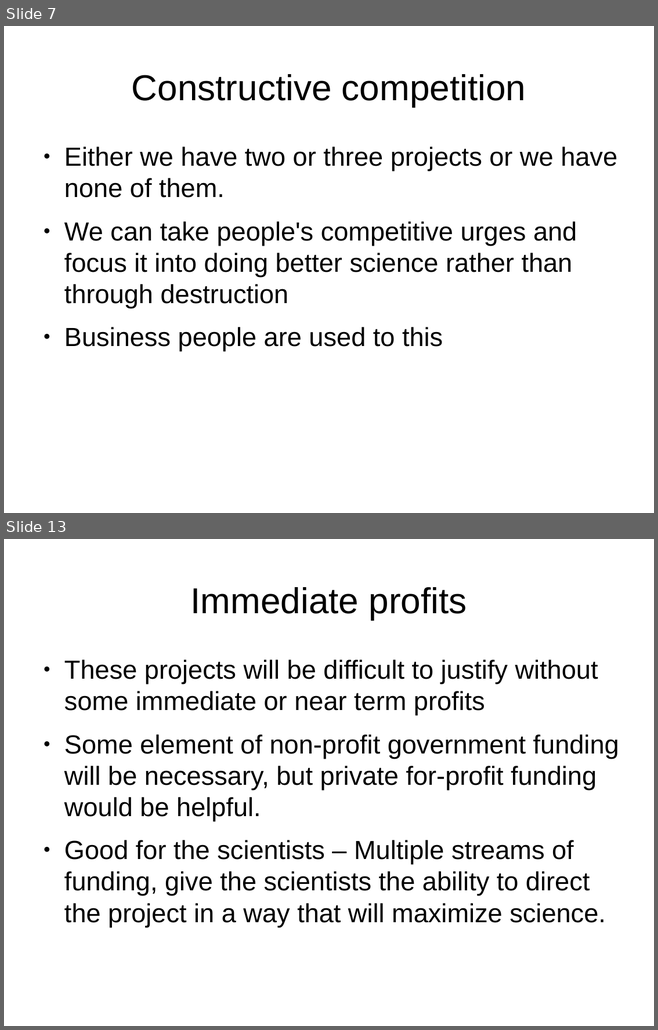
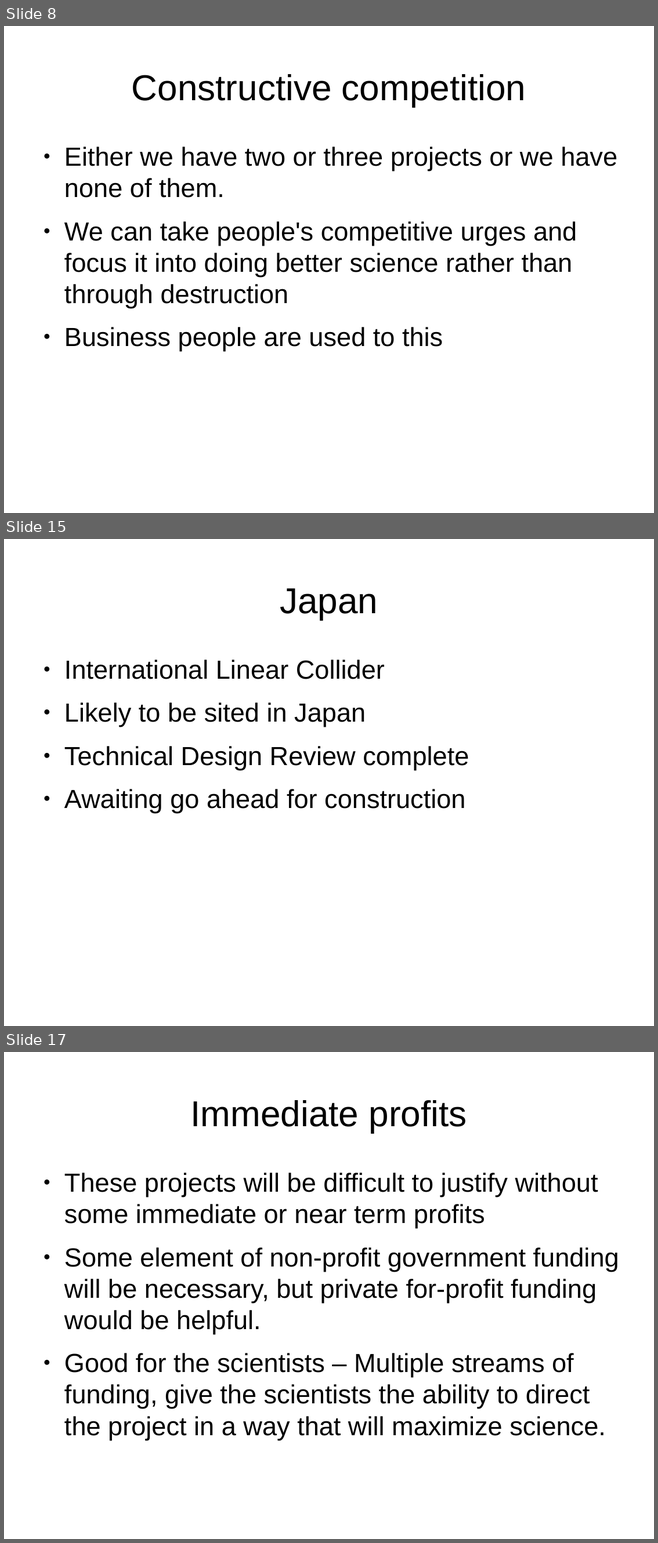
Before and after one commit to joequant/bitquant, a slide deck: pitchdecks/collider.odp. Shown one above the other, each under a label of ours: slides 7 and 13 before the commit, slides 8, 15 and 17 after it; the slides between them are not shown. The pictures are 658x1030 and 658x1543 pixels, drawn with LibreOffice and Linux fonts; fonts in the diff are those of the drawing. Boxes give left, top, right and bottom in pixels: in the first picture for what was removed or moved away, otherwise in the second. Text is boxed around its words. In the diff, an @@ line names an element or a change of style, - is before the commit and + after.

```diff
--- a/pitchdecks/collider.odp
+++ b/pitchdecks/collider.odp
@@ slide 15 added at (x1=4, y1=539, x2=654, y2=1026), background #FFFFFF @@
@@ title added at (x1=280, y1=588, x2=378, y2=620), 44 pt, text #000000 @@
+Japan
@@ text added at (x1=64, y1=660, x2=469, y2=813), 32 pt, text #000000 @@
+● International Linear Collider
+● Likely to be sited in Japan
+● Technical Design Review complete
+● Awaiting go ahead for construction
@@ what was slide 7 is now slide 8 @@
@@ what was slide 13 is now slide 17 @@
```
Also in this commit, not shown: 7 slides changed, 5 other slides added, 1 slide removed, 1 other file.
